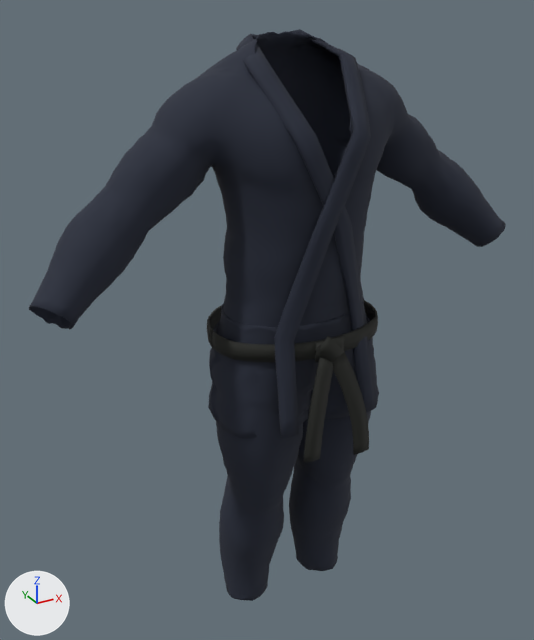
An edit to the glTF model public/coaches/victor/tenues/bjj.glb, drawn before and after from the same camera.
Rendered twice from a camera (50 mm lens) standing at (-0.817, -1.374, 1.633) and looking at (-0.047, 0.026, 0.933). The axes (+X, +Y, +Z) are drawn at lower left. The lights are the same throughout. The older version comes first. Where no turn or scale is listed for an object, it has been applied to the vertices. Vertices at exactly the same position are counted once.

In view in the first picture: 'ceinture', 'jupe-veste', 'pan--1', 'pan-1', 'pantalon-bjj', 'revers-Left', 'revers-Right', 'veste-bjj' and 2 more.
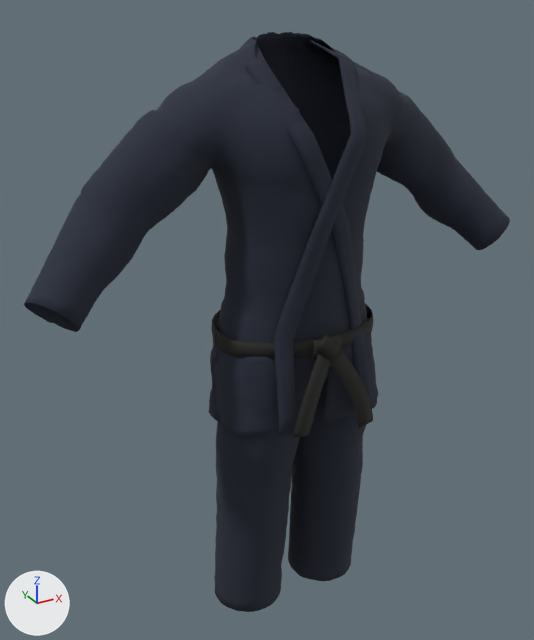
The change, as a list of edits to the scene's bpy script:
```text
Change me_ceinture:
    used by ob_ceinture; location = (0.0, 0.0, 0.895)
    remove me_ceinture.from_pydata(...)  # 435 vertices, 872 faces; spans x -0.205..0.203, y -0.166..0.15, z 0.015..0.055
    add me_ceinture.from_pydata(...)  # 435 vertices, 872 faces; spans x -0.194..0.192, y -0.155..0.139, z 0.015..0.055
    me_ceinture part 1: 435 of 435 vertices moved; they spanned x -0.205..0.203, y -0.166..0.15, z 0.015..0.055 and now span x -0.194..0.192, y -0.155..0.139, z 0.015..0.055; mean shift (0.0, 0.0, 0.0)
Change me_pantalon_bjj:
    used by ob_pantalon_bjj; location = (0.0, 0.0, 0.895)
    remove me_pantalon_bjj.from_pydata(...)  # 3970 vertices, 7952 faces; spans x -0.203..0.203, y -0.147..0.124, z -0.736..0.092
    add me_pantalon_bjj.from_pydata(...)  # 3970 vertices, 7952 faces; spans x -0.205..0.205, y -0.147..0.124, z -0.732..0.091
    me_pantalon_bjj part 2: 3211 of 3970 vertices moved; they spanned x -0.203..0.203, y -0.144..0.121, z -0.736..0.092 and now span x -0.205..0.205, y -0.145..0.122, z -0.732..0.091; mean shift (0.0, -0.01, -0.003); largest move (-0.168, 0.023, -0.409) -> (-0.202, -0.021, -0.428)
    me_pantalon_bjj part 3: 5109 kept faces spanning x -0.205..0.205, y -0.135..0.114, z -0.732..0.067 get new texture (UV) coordinates
    me_pantalon_bjj part 4: 4020 kept faces spanning x -0.205..0.205, y -0.147..0.124, z -0.732..0.091 get new vertex colours
Change me_veste_bjj:
    used by ob_veste_bjj; location = (0.0, 0.0, 0.895)
    remove me_veste_bjj.from_pydata(...)  # 8004 vertices, 16020 faces; spans x -0.589..0.587, y -0.156..0.133, z 0.019..0.669
    add me_veste_bjj.from_pydata(...)  # 8004 vertices, 16020 faces; spans x -0.599..0.599, y -0.155..0.133, z 0.019..0.668
    me_veste_bjj part 5: 7926 of 8004 vertices moved; they spanned x -0.589..0.587, y -0.156..0.133, z 0.019..0.669 and now span x -0.599..0.599, y -0.155..0.133, z 0.02..0.668; mean shift (0.0, 0.001, -0.003); largest move (0.009, 0.106, 0.111) -> (0.024, 0.121, 0.076)
    me_veste_bjj part 6: 14291 kept faces spanning x -0.599..0.599, y -0.152..0.133, z 0.019..0.661 get new texture (UV) coordinates
    me_veste_bjj part 7: 6551 kept faces spanning x -0.599..0.599, y -0.155..0.131, z 0.019..0.668 get new vertex colours; the middle colour goes from white #fbfbfb to white #ffffff
```

Location of each change, (x1, y1, x2, y2) in pixels of the pictures (534 x 640 px; the box of a moved part takes in the faces that stretch with it):
'veste-bjj', reshaped
    before: (29, 31, 506, 344)
    after: (24, 32, 510, 343)
'pantalon-bjj', reshaped
    before: (216, 297, 371, 601)
    after: (214, 354, 366, 612)
'ceinture', reshaped (10% shorter)
    before: (207, 300, 378, 362)
    after: (211, 304, 373, 360)
part 2 of me_pantalon_bjj, moved or reshaped
    before: (216, 304, 311, 549)
    after: (218, 362, 316, 558)
part 3 of me_pantalon_bjj, surface changed
    before: (216, 390, 371, 601)
    after: (214, 378, 366, 612)
part 4 of me_pantalon_bjj, edited (looks the same)
    both: (252, 368, 344, 513)
part 5 of me_veste_bjj, moved or reshaped
    before: (31, 31, 486, 324)
    after: (29, 32, 487, 324)
part 6 of me_veste_bjj, surface changed
    both: (32, 36, 506, 341)
part 7 of me_veste_bjj, edited (looks the same)
    both: (42, 33, 416, 342)
